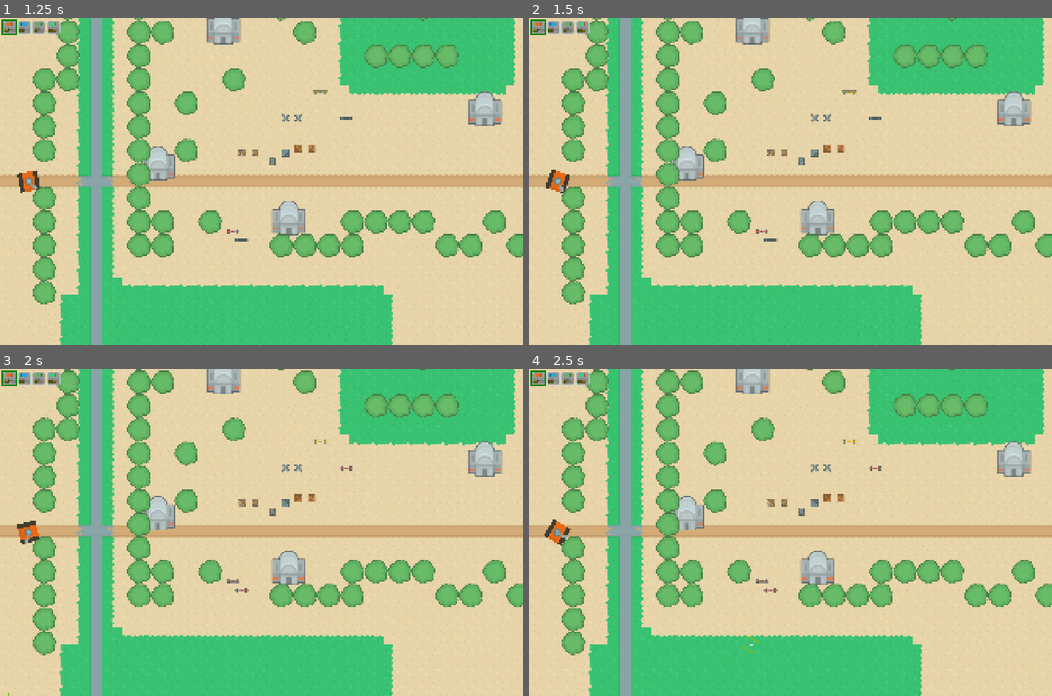
Above: before the commit, frames 1-4 (two rows, left to right).
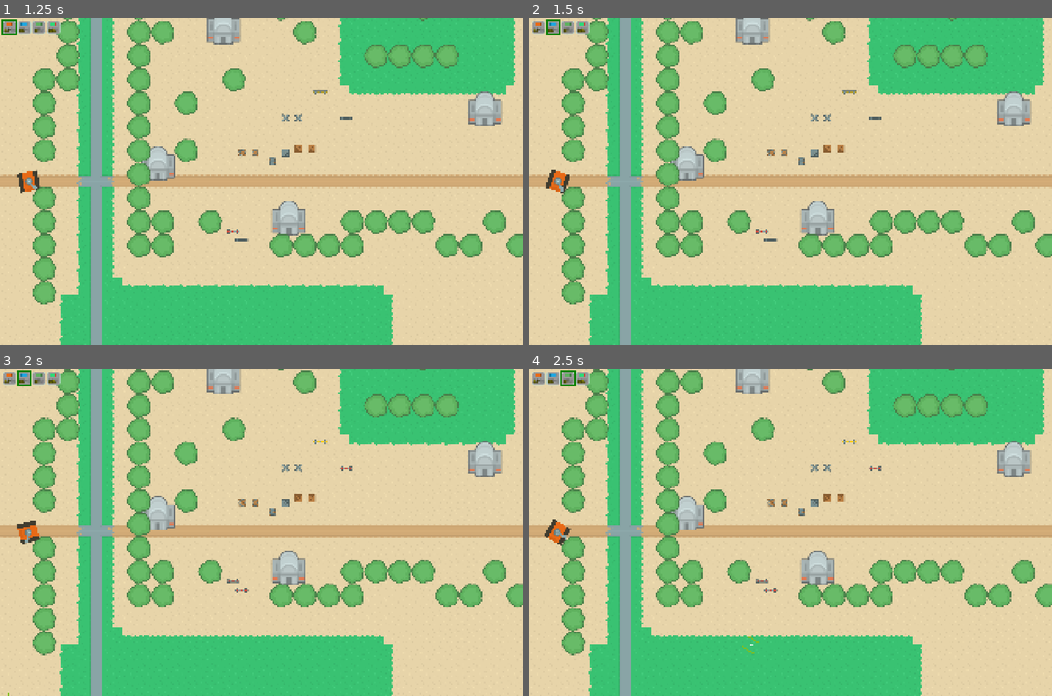
Above: after the commit, the same moments.

Repository: KakCmambnporpawwucmow/tanks_kidz
Game: Godot game, scene res://layers/test.tscn
The game is run twice, just before and just after one commit, with the same random seed, the same clock (stepped at 60 frames per second) and the same inputs.
Inputs (mouse positions are in pixels of both pictures, inside the frame that each line leads up to):
- Up to frame 1 (1.25 s): tap Enter at 0.5 s; move the mouse to (376, 165) at 0.52 s; hold D (rotate_right) from 0.53 s (still down); hold E (ammo_ap) from 0.53 s (still down); tap W (move_forward) at 0.77 s
- Up to frame 2 (1.5 s): keep holding D (rotate_right); move the mouse to (685, 197) at 1.27 s; release E (ammo_ap) at 1.28 s; tap R (ammo_he) at 1.35 s
- Up to frame 3 (2 s): keep holding D (rotate_right); tap W (move_forward) at 1.52 s
- Up to frame 4 (2.5 s): move the mouse to (842, 460) at 2.02 s; release D (rotate_right) at 2.03 s; hold A (rotate_left) from 2.03 s (still down); hold F (ammo_heat) from 2.03 s (still down)

Frame 1 is identical in both runs. In frame 2, 0.1% of the frame differs, in the area x 0-6%, y 0-6%; in frame 3, 0.1%; in frame 4, 0.1%, in the area x 0-9%, y 0-6%.
Error before the commit: Invalid call to function 'switch_ammo_type' in base 'CharacterBody2D (Tank)'. Expected 1 argument(s). (res://command/TankSwitchAmmoCommand.gd:14)

Commit message:
FIX
Исправлена ошибка в команде переключения боеприпаса.

Diff:
--- a/command/TankSwitchAmmoCommand.gd
+++ b/command/TankSwitchAmmoCommand.gd
@@ -11,7 +11,7 @@
 	return self
 
 func execute(entity: Node) -> void:
-	if entity.switch_ammo_type():
+	if entity.has_method("switch_ammo_type"):
 		entity.switch_ammo_type(ammo_type)
 
 func serialize() -> Dictionary:
